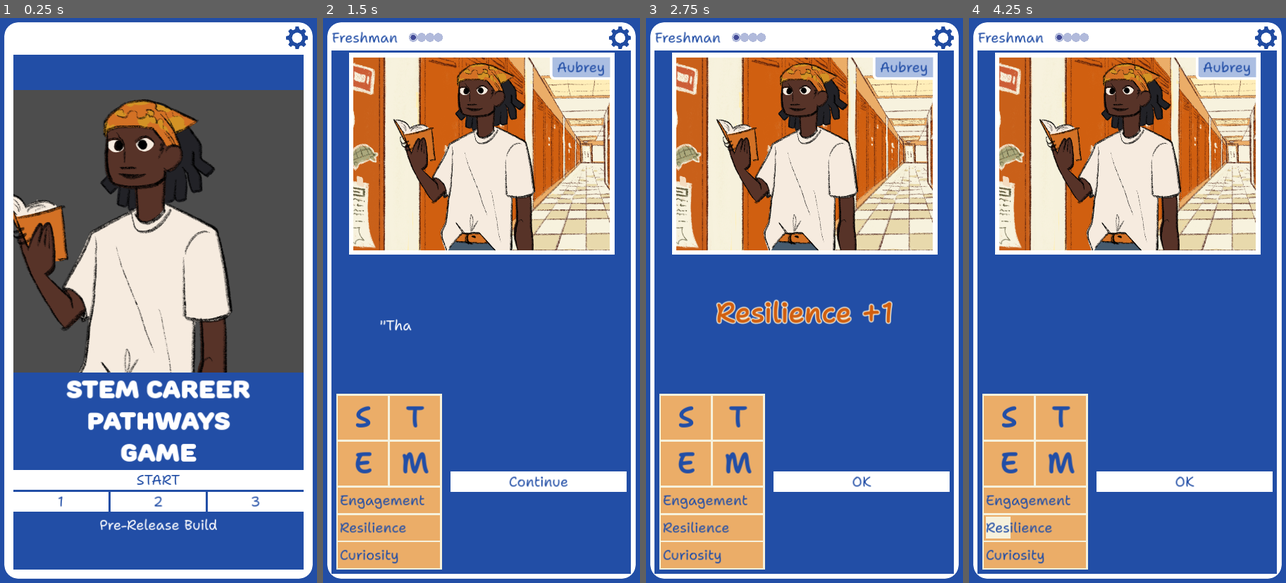
Above: before the commit, frames 1-4 (left to right).
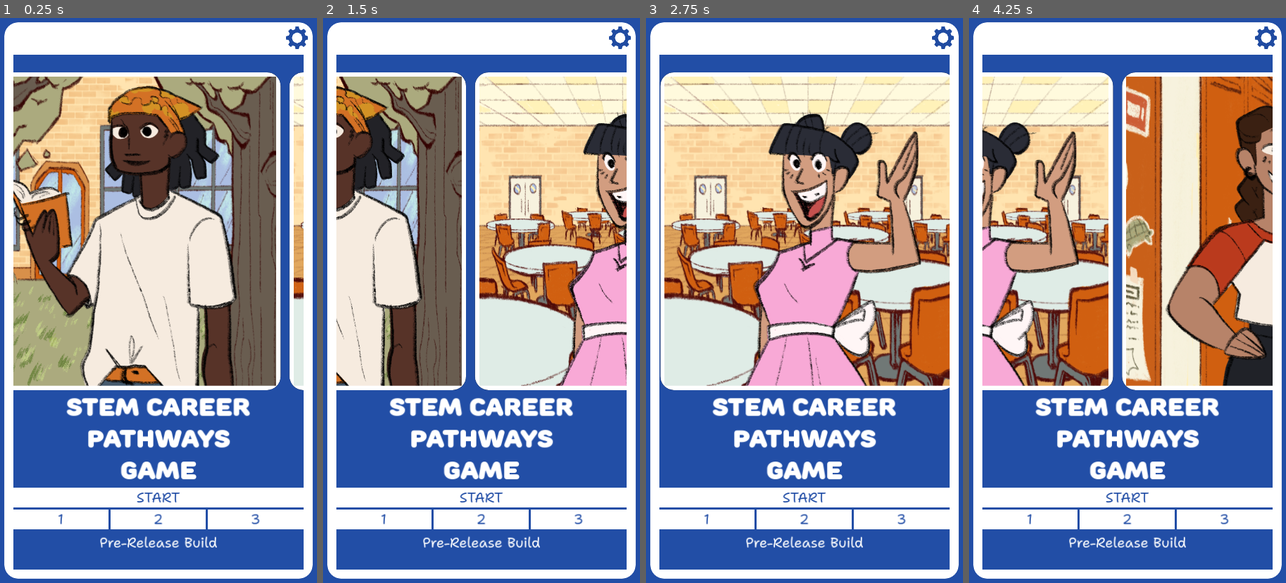
Above: after the commit, the same moments.

Repository: stem-career-paths/game
Game: Godot game, scene res://ui/screen.tscn
Same seed, same stepped clock (60 frames per second), same inputs: the game is played once before the commit and once after it. The engine's default icon, where the game draws it, is replaced by a stand-in: a white triangle on a blue panel in a dark square.
Inputs (mouse positions are in pixels of both pictures, inside the frame that each line leads up to):
- Up to frame 1 (0.25 s): no input
- Up to frame 2 (1.5 s): click (481, 481) at 0.52 s; click (538, 447) at 1.27 s
- Up to frame 3 (2.75 s): click (861, 481) at 2.02 s
- Up to frame 4 (4.25 s): tap Enter at 2.75 s; drag from (1127, 323) to (1159, 176) at 2.77 s; drag from (1064, 328) to (1111, 413) at 3.52 s

The runs differ from the first frame. In frame 1, 49% of the frame differs, in the area x 4-96%, y 9-94%; in frame 2, 73%; in frame 3, 73%, in the area x 2-98%, y 2-99%; in frame 4, 72%.

Commit message:
Put backgrounds in the cast carousel

Diff:
--- a/project/ui/cast_carousel.tscn
+++ b/project/ui/cast_carousel.tscn
@@ -1,10 +1,14 @@
-[gd_scene load_steps=6 format=3 uid="uid://dcuhgkvouhkiq"]
+[gd_scene load_steps=10 format=3 uid="uid://dcuhgkvouhkiq"]
 
 [ext_resource type="Script" path="res://ui/cast_carousel.gd" id="1_k5iq2"]
 [ext_resource type="Texture2D" uid="uid://nnsvltgmeigg" path="res://cast/aubrey.png" id="2_6q8b8"]
+[ext_resource type="StyleBox" uid="uid://dlbigrenfpyvm" path="res://ui/white_rounded_style_box.tres" id="2_o28lb"]
 [ext_resource type="Texture2D" uid="uid://bfeif5iosw0gv" path="res://cast/hilda.png" id="3_pxqv0"]
 [ext_resource type="Texture2D" uid="uid://8feisb4hegcw" path="res://cast/mary.png" id="4_qwxpl"]
+[ext_resource type="Texture2D" uid="uid://cbcvn5aqnt5ps" path="res://locations/courtyard.png" id="5_gdxba"]
 [ext_resource type="Texture2D" uid="uid://b7srskjmxkvei" path="res://cast/steven.png" id="5_gwtqp"]
+[ext_resource type="Texture2D" uid="uid://dn3sdi40yoltw" path="res://locations/hallway.png" id="7_7ejyh"]
+[ext_resource type="Texture2D" uid="uid://bmkysfcdftaiw" path="res://locations/lunchroom.png" id="9_q1wsy"]
 
 [node name="ParallaxBackground" type="ParallaxBackground"]
 layer = 0
@@ -15,19 +19,64 @@
 [node name="HBoxContainer" type="HBoxContainer" parent="ParallaxLayer"]
 offset_right = 2892.0
 offset_bottom = 720.0
+theme_override_constants/separation = 20
 
-[node name="TextureRect" type="TextureRect" parent="ParallaxLayer/HBoxContainer"]
+[node name="PanelContainer" type="PanelContainer" parent="ParallaxLayer/HBoxContainer"]
 layout_mode = 2
+theme_override_styles/panel = ExtResource("2_o28lb")
+
+[node name="Location" type="TextureRect" parent="ParallaxLayer/HBoxContainer/PanelContainer"]
+clip_children = 2
+layout_mode = 2
+texture = ExtResource("5_gdxba")
+
+[node name="Aubrey" type="TextureRect" parent="ParallaxLayer/HBoxContainer/PanelContainer/Location"]
+layout_mode = 0
+offset_right = 720.0
+offset_bottom = 720.0
 texture = ExtResource("2_6q8b8")
 
-[node name="TextureRect2" type="TextureRect" parent="ParallaxLayer/HBoxContainer"]
+[node name="PanelContainer2" type="PanelContainer" parent="ParallaxLayer/HBoxContainer"]
 layout_mode = 2
+theme_override_styles/panel = ExtResource("2_o28lb")
+
+[node name="Location" type="TextureRect" parent="ParallaxLayer/HBoxContainer/PanelContainer2"]
+clip_children = 2
+layout_mode = 2
+texture = ExtResource("9_q1wsy")
+
+[node name="Hilda" type="TextureRect" parent="ParallaxLayer/HBoxContainer/PanelContainer2/Location"]
+layout_mode = 0
+offset_right = 720.0
+offset_bottom = 720.0
 texture = ExtResource("3_pxqv0")
 
-[node name="TextureRect3" type="TextureRect" parent="ParallaxLayer/HBoxContainer"]
+[node name="PanelContainer3" type="PanelContainer" parent="ParallaxLayer/HBoxContainer"]
 layout_mode = 2
+theme_override_styles/panel = ExtResource("2_o28lb")
+
+[node name="Location" type="TextureRect" parent="ParallaxLayer/HBoxContainer/PanelContainer3"]
+clip_children = 2
+layout_mode = 2
+texture = ExtResource("7_7ejyh")
+
+[node name="Mary" type="TextureRect" parent="ParallaxLayer/HBoxContainer/PanelContainer3/Location"]
+layout_mode = 0
+offset_right = 720.0
+offset_bottom = 720.0
 texture = ExtResource("4_qwxpl")
 
-[node name="TextureRect4" type="TextureRect" parent="ParallaxLayer/HBoxContainer"]
+[node name="PanelContainer4" type="PanelContainer" parent="ParallaxLayer/HBoxContainer"]
 layout_mode = 2
+theme_override_styles/panel = ExtResource("2_o28lb")
+
+[node name="Location" type="TextureRect" parent="ParallaxLayer/HBoxContainer/PanelContainer4"]
+clip_children = 2
+layout_mode = 2
+texture = ExtResource("9_q1wsy")
+
+[node name="Steven" type="TextureRect" parent="ParallaxLayer/HBoxContainer/PanelContainer4/Location"]
+layout_mode = 2
+offset_right = 720.0
+offset_bottom = 720.0
 texture = ExtResource("5_gwtqp")
--- a/project/ui/start_scene.tscn
+++ b/project/ui/start_scene.tscn
@@ -70,13 +70,14 @@
 alignment = 1
 
 [node name="SubViewportContainer" type="SubViewportContainer" parent="BlueBackground/MarginContainer/WhiteBackground/VBoxContainer/MarginContainer/MainPanel/VBoxContainer"]
-custom_minimum_size = Vector2(640, 640)
+custom_minimum_size = Vector2(640, 720)
 layout_mode = 2
 stretch = true
 
 [node name="SubViewport" type="SubViewport" parent="BlueBackground/MarginContainer/WhiteBackground/VBoxContainer/MarginContainer/MainPanel/VBoxContainer/SubViewportContainer"]
+transparent_bg = true
 handle_input_locally = false
-size = Vector2i(640, 640)
+size = Vector2i(660, 720)
 render_target_update_mode = 4
 
 [node name="ParallaxBackground" parent="BlueBackground/MarginContainer/WhiteBackground/VBoxContainer/MarginContainer/MainPanel/VBoxContainer/SubViewportContainer/SubViewport" instance=ExtResource("5_rvet4")]
